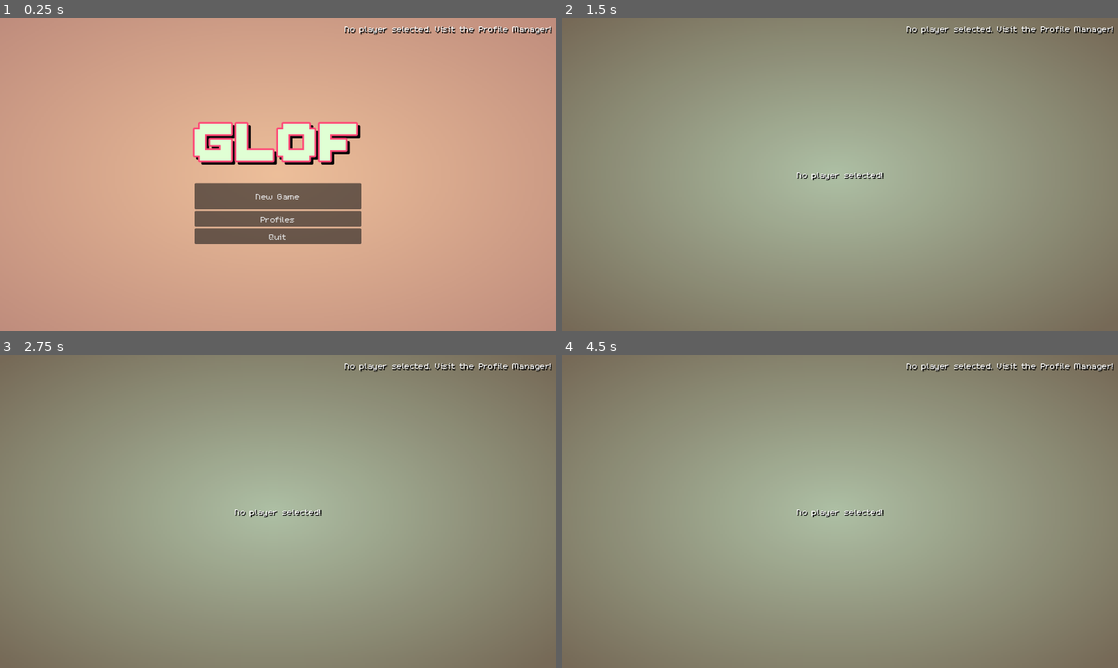
Above: before the commit, frames 1-4 (two rows, left to right).
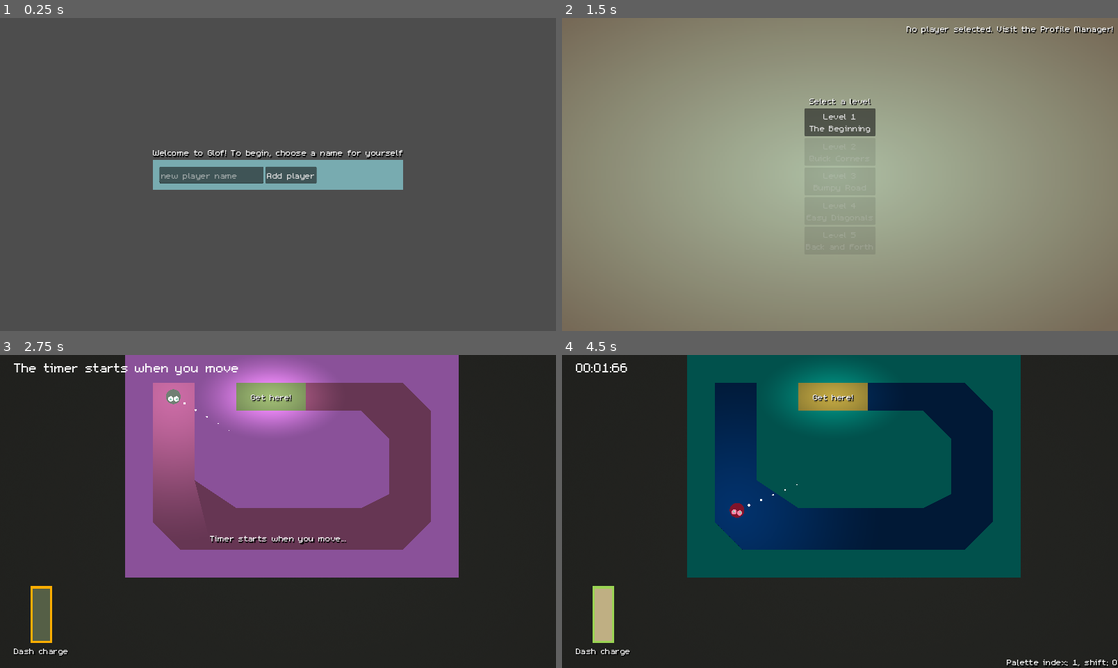
Above: after the commit, the same moments.

Repository: speakk/bounce_mania
Game: Godot game, scene res://main.tscn
The game is run twice, just before and just after one commit, with the same random seed, the same clock (stepped at 60 frames per second) and the same inputs. Sound files missing from this copy of the repository are replaced by a short silence.
Inputs (mouse positions are in pixels of both pictures, inside the frame that each line leads up to):
- Up to frame 1 (0.25 s): no input
- Up to frame 2 (1.5 s): click (851, 174) at 0.5 s, where only the run after the commit has a clickable "Add player"; click "New Game" at 1.25 s
- Up to frame 3 (2.75 s): click (278, 458) at 2 s, where only the run after the commit has a clickable "Level 1 The Beginning"
- Up to frame 4 (4.5 s): tap Enter at 2.75 s; move the mouse to (962, 495) at 2.77 s; hold D (right) 2.78-3.53 s; right-click (962, 495) at 2.85 s; move the mouse to (728, 527) at 3.52 s; hold S (down) 3.53-4.28 s; tap X (shift_palette) at 3.6 s; move the mouse to (895, 442) at 4.27 s; hold D (right) from 4.28 s (still down); tap Z (shift_palette_index) at 4.35 s

The runs differ from the first frame. In frame 1, 100% of the frame differs, in the area x 0-100%, y 0-100%; in frame 2, 1.4%; in frame 3, 100%; in frame 4, 100%.
Error before the commit: Invalid access to property or key 'profiles' on a base object of type 'Dictionary'. (res://ProfileManager.gd:120)
Error after the commit: Parse Error: Member "finished" redefined (original in native class 'GPUParticles2D') (res://collision_particles.gd:3)

Commit message:
First time login. Level time adjustments.

Diff:
--- a/Events.gd
+++ b/Events.gd
@@ -20,6 +20,7 @@
 signal next_level_pressed
 signal profile_manager_pressed
 signal main_menu_pressed
+signal first_time_player_added(player_id)
 
 signal level_loaded(level_id)
 signal level_finished(level_id, time)
--- a/ProfileManager.gd
+++ b/ProfileManager.gd
@@ -1,6 +1,12 @@
 extends Node
 
 var save_path = "user://profiles.save"
+
+func _ready():
+	Events.first_time_player_added.connect(_first_time_player_added)
+
+func _first_time_player_added(player_id):
+	set_current_profile_id(player_id)
 
 func get_save_object():
 	if FileAccess.file_exists(save_path):
--- a/SceneManager.gd
+++ b/SceneManager.gd
@@ -12,6 +12,7 @@
 	Events.next_level_pressed.connect(_next_level_pressed)
 	Events.profile_manager_pressed.connect(_profile_manager_pressed)
 	Events.main_menu_pressed.connect(_main_menu_pressed)
+	Events.first_time_player_added.connect(_first_time_player_added)
 
 static func delete_children(node):
 	for n in node.get_children():
@@ -57,3 +58,6 @@
 	var next_level = Levels.get_next_level($Scenes.get_child(0).get_current_level_id())
 	if next_level != null:
 		_switch_scene(IN_GAME_PATH, next_level.get("id"))
+
+func _first_time_player_added(_player_id):
+	_switch_scene(MAIN_MENU, null)
--- a/audio_player.gd
+++ b/audio_player.gd
@@ -20,7 +20,8 @@
 	if $InGameMusicPlayer.playing:
 		$InGameMusicPlayer.stop()
 
-	$MainMaenuStream.play()
+	if not $MainMaenuStream.playing:
+		$MainMaenuStream.play()
 
 func _on_in_game_entered():
 	if $MainMaenuStream.playing:
--- a/default_bus_layout.tres
+++ b/default_bus_layout.tres
@@ -3,7 +3,7 @@
 [resource]
 bus/1/name = &"Music"
 bus/1/solo = false
-bus/1/mute = true
+bus/1/mute = false
 bus/1/bypass_fx = false
 bus/1/volume_db = 0.0
 bus/1/send = &"Master"
--- /dev/null
+++ b/first_boot_profile_manager_ui.gd
@@ -0,0 +1,8 @@
+extends "res://profile_manager_ui.gd"
+
+# Called when the node enters the scene tree for the first time.
+func _ready():
+	%UserSelector.new_player_added.connect(_on_player_added)
+
+func _on_player_added(player_id):
+	Events.first_time_player_added.emit(player_id)
--- /dev/null
+++ b/first_boot_profile_manager_ui.tscn
@@ -0,0 +1,42 @@
+[gd_scene load_steps=4 format=3 uid="uid://10b11ohga460"]
+
+[ext_resource type="Theme" uid="uid://b64f3uxca5mhe" path="res://main_theme.tres" id="1_pk045"]
+[ext_resource type="Script" path="res://first_boot_profile_manager_ui.gd" id="2_km8gs"]
+[ext_resource type="PackedScene" uid="uid://b5adyk1vg02a5" path="res://user_selector.tscn" id="2_q301p"]
+
+[node name="FirstBootProfileManagerUI" type="Control"]
+layout_mode = 3
+anchors_preset = 15
+anchor_right = 1.0
+anchor_bottom = 1.0
+grow_horizontal = 2
+grow_vertical = 2
+theme = ExtResource("1_pk045")
+script = ExtResource("2_km8gs")
+
+[node name="VBoxContainer" type="VBoxContainer" parent="."]
+layout_mode = 1
+anchors_preset = 8
+anchor_left = 0.5
+anchor_top = 0.5
+anchor_right = 0.5
+anchor_bottom = 0.5
+offset_left = -147.0
+offset_top = -65.0
+offset_right = 147.0
+offset_bottom = 65.0
+grow_horizontal = 2
+grow_vertical = 2
+
+[node name="Label" type="Label" parent="VBoxContainer"]
+layout_mode = 2
+text = "Welcome to Glof! To begin, choose a name for yourself"
+
+[node name="UserSelector" parent="VBoxContainer" instance=ExtResource("2_q301p")]
+unique_name_in_owner = true
+layout_mode = 2
+
+[node name="AddNewPlayerTextBox" parent="VBoxContainer/UserSelector/MarginContainer/VBoxContainer/HBoxContainer" index="0"]
+custom_minimum_size = Vector2(240, 0)
+
+[editable path="VBoxContainer/UserSelector"]
--- a/levels/levels.gd
+++ b/levels/levels.gd
@@ -5,7 +5,7 @@
 		name = "Level 1",
 		id = "level_1",
 		path = "res://levels/level_1.tscn",
-		stars = [6, 5, 3],
+		stars = [4.5, 3, 2.2],
 		title = "The Beginning",
 		description = "wasd to move.\nRight click to dash when the dash meter is full!\nMake it to the end as quickly as you can!"
 	},
@@ -13,7 +13,7 @@
 		name = "Level 2",
 		id = "level_2",
 		path = "res://levels/level_2.tscn",
-		stars = [6, 5, 4],
+		stars = [4.5, 4, 3],
 		title = "Quick Corners",
 		description = "Protip: Press r to quick restart the level if you mess up"
 	},
@@ -21,21 +21,21 @@
 		name = "Level 3",
 		id = "level_3",
 		path = "res://levels/level_3.tscn",
-		stars = [7, 5, 4],
+		stars = [5.5, 5, 3],
 		title = "Bumpy Road"
 	},
 	{
 		name = "Level 4",
 		id = "level_4",
 		path = "res://levels/level_4.tscn",
-		stars = [12, 10, 6],
+		stars = [7, 6, 5.5],
 		title = "Easy Diagonals"
 	},
 	{
 		name = "Level 5",
 		id = "level_5",
 		path = "res://levels/level_5.tscn",
-		stars = [10, 8, 6],
+		stars = [7, 6.5, 6],
 		title = "Back and Forth"
 	},
 ]
--- a/main.gd
+++ b/main.gd
@@ -1,4 +1,7 @@
 extends Node2D
 
 func _ready():
-	%SceneManager._switch_scene("res://main_menu.tscn", null)
+	if ProfileManager.get_current_profile_id() != null:
+		%SceneManager._switch_scene("res://main_menu.tscn", null)
+	else:
+		%SceneManager._switch_scene("res://first_boot_profile_manager_ui.tscn", null)
--- a/profile_manager_ui.gd
+++ b/profile_manager_ui.gd
@@ -1,10 +1,4 @@
 extends Control
-
-
-# Called when the node enters the scene tree for the first time.
-func _ready():
-	pass # Replace with function body.
-
 
 # Called every frame. 'delta' is the elapsed time since the previous frame.
 func _process(delta):
--- a/profile_manager_ui.tscn
+++ b/profile_manager_ui.tscn
@@ -27,6 +27,7 @@
 grow_vertical = 2
 
 [node name="UserSelector" parent="VBoxContainer" instance=ExtResource("2_sywde")]
+unique_name_in_owner = true
 layout_mode = 2
 
 [node name="BackToMainMenu" type="Button" parent="VBoxContainer"]
--- a/user_selector.gd
+++ b/user_selector.gd
@@ -1,5 +1,6 @@
 extends PanelContainer
 
+signal new_player_added(player_id)
 
 # Called when the node enters the scene tree for the first time.
 func _ready():
@@ -29,9 +30,10 @@
 		%ExistingPlayersList.add_child(hbox)
 
 	if existing_players.size() == 0:
-		var label = Label.new()
-		label.text = "No players"
-		%ExistingPlayersList.add_child(label)
+#		var label = Label.new()
+#		label.text = "No players"
+#		%ExistingPlayersList.add_child(label)
+		%ExistingPlayersContainer.hide()
 
 func _select_player(player_id):
 	ProfileManager.set_current_profile_id(player_id)
@@ -43,6 +45,7 @@
 func _on_add_new_player_button_pressed():
 	var player_name = %AddNewPlayerTextBox.text
 	ProfileManager.save_new_profile(player_name)
+	new_player_added.emit(player_name)
 
 func _remove_player(player_id):
 	ProfileManager.remove_profile(player_id)
--- a/user_selector.tscn
+++ b/user_selector.tscn
@@ -25,14 +25,15 @@
 [node name="VBoxContainer" type="VBoxContainer" parent="MarginContainer"]
 layout_mode = 2
 
-[node name="VBoxContainer" type="VBoxContainer" parent="MarginContainer/VBoxContainer"]
+[node name="ExistingPlayersContainer" type="VBoxContainer" parent="MarginContainer/VBoxContainer"]
+unique_name_in_owner = true
 layout_mode = 2
 
-[node name="ExistingPlayersLabel" type="Label" parent="MarginContainer/VBoxContainer/VBoxContainer"]
+[node name="ExistingPlayersLabel" type="Label" parent="MarginContainer/VBoxContainer/ExistingPlayersContainer"]
 layout_mode = 2
 text = "Existing players:"
 
-[node name="ExistingPlayersList" type="VBoxContainer" parent="MarginContainer/VBoxContainer/VBoxContainer"]
+[node name="ExistingPlayersList" type="VBoxContainer" parent="MarginContainer/VBoxContainer/ExistingPlayersContainer"]
 unique_name_in_owner = true
 layout_mode = 2
 
@@ -42,7 +43,7 @@
 
 [node name="AddNewPlayerTextBox" type="TextEdit" parent="MarginContainer/VBoxContainer/HBoxContainer"]
 unique_name_in_owner = true
-custom_minimum_size = Vector2(160, 0)
+custom_minimum_size = Vector2(180, 0)
 layout_mode = 2
 placeholder_text = "new player name"
 scroll_fit_content_height = true
